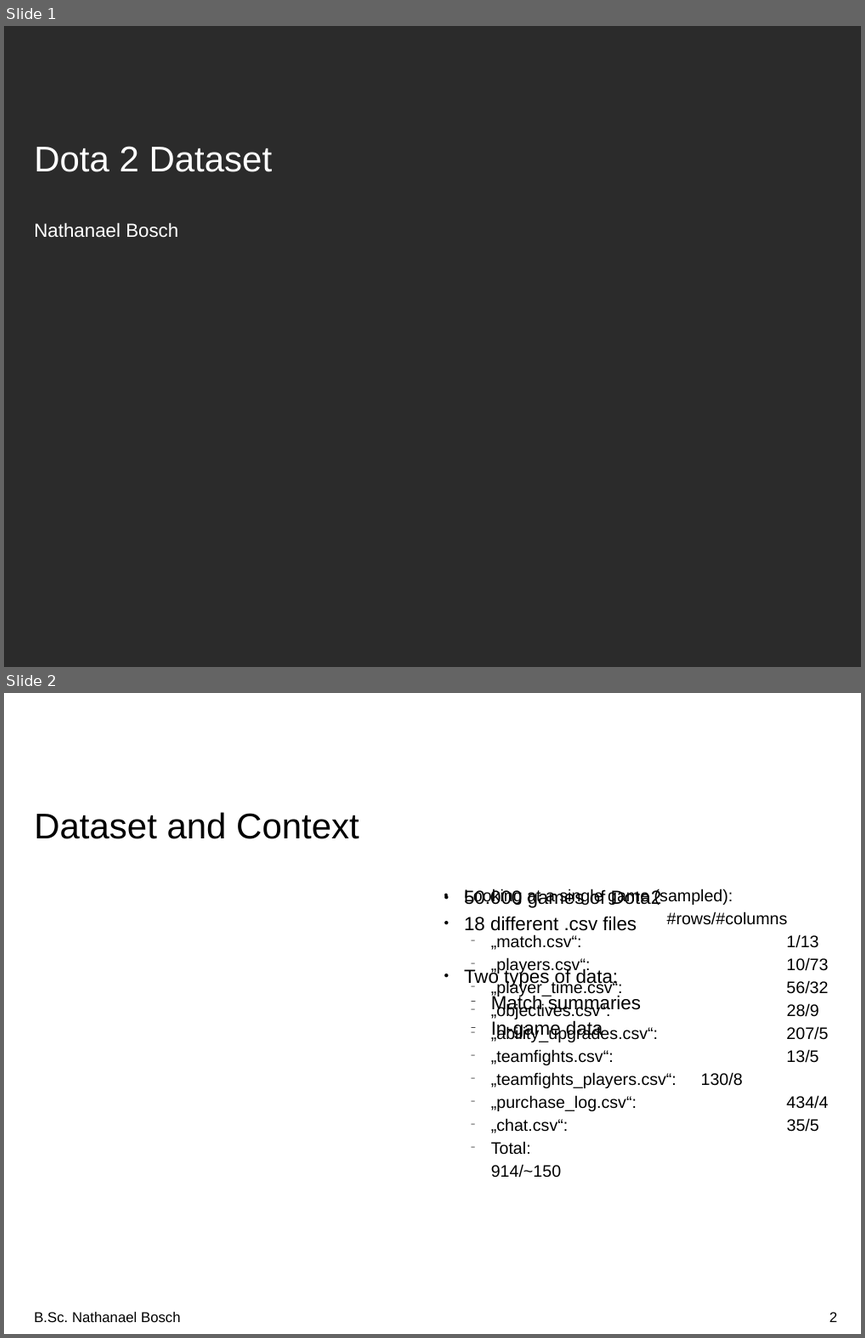
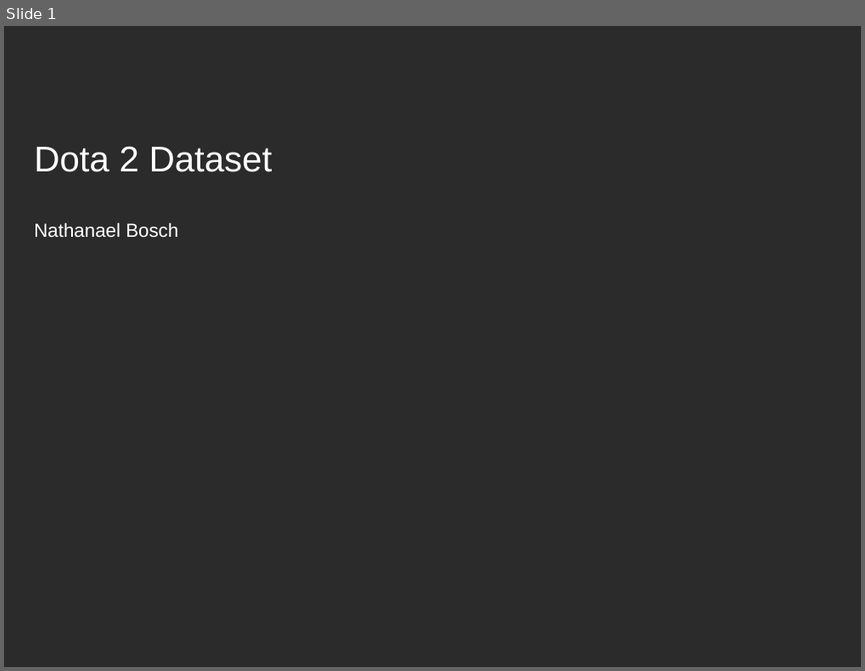
Before and after one commit to nathanaelbosch/GNTRM, a slide deck: challenges/challenge3/challenge3.odp. Shown one above the other, each under a label of ours: slides 1 and 2 before the commit, slide 1 after it. The pictures are 865x1338 and 865x671 pixels, drawn with LibreOffice and Linux fonts; fonts in the diff are those of the drawing; background and template pictures are left out; a plain dark background stands for a picture behind light text. Boxes give left, top, right and bottom in pixels: in the first picture for what was removed or moved away, otherwise in the second. Text is boxed around its words. In the diff, an @@ line names an element or a change of style, - is before the commit and + after.

```diff
--- a/challenges/challenge3/challenge3.odp
+++ b/challenges/challenge3/challenge3.odp
@@ slide 2 removed at (4, 693, 861, 1334), background #FFFFFF @@
@@ title removed at (34, 812, 359, 839) @@
-Dataset and Context
@@ text removed at (464, 889, 828, 1133) @@
-● Looking at a single game (sampled):
-              #rows/#columns
-  − „match.csv“: 1/13
-  − „players.csv“: 10/73
-  − „player_time.csv“: 56/32
-  − „objectives.csv“: 28/9
-  − „ability_upgrades.csv“: 207/5
-  − „teamfights.csv“: 13/5
-  − „teamfights_players.csv“: 130/8
-  − „purchase_log.csv“: 434/4
-  − „chat.csv“: 35/5
-  − Total: 914/~150
@@ text removed at (464, 889, 662, 1040) @@
-● 50.000 games of Dota2
-● 18 different .csv files
-● Two types of data:
-  − Match summaries
-  − In-game data
@@ text removed at (34, 1312, 181, 1322) @@
-B.Sc. Nathanael Bosch
@@ page number removed at (829, 1312, 837, 1322) @@
-2
```
Also in this commit, not shown: 3 slides changed, 3 slides added, 1 other slide removed, 9 other files.
